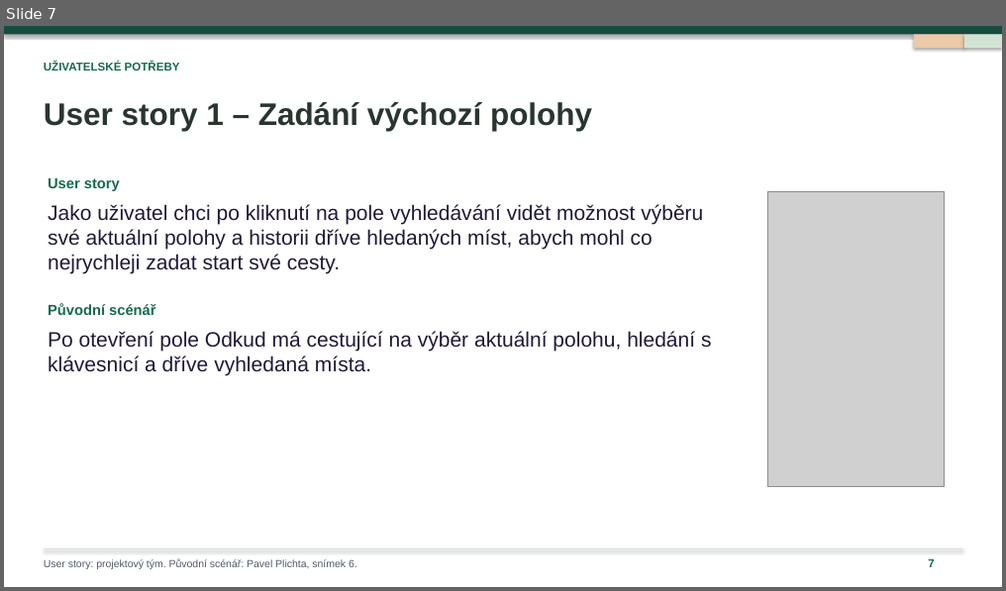
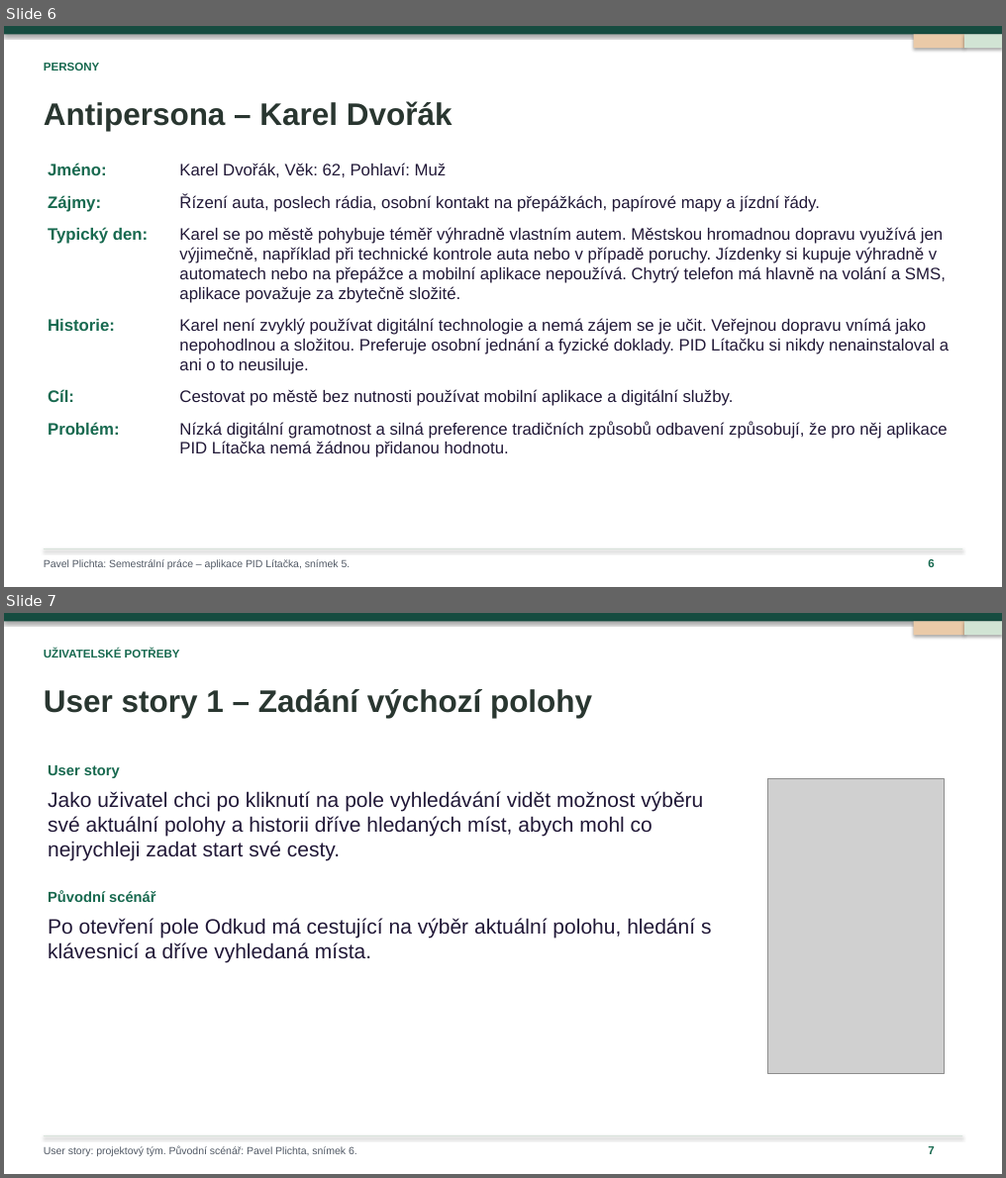
Before and after one commit to ShachPlay/ID_2026, a slide deck: PID-Litacka-Cookbook-2026.pptx. Shown one above the other, each under a label of ours: slide 7 before the commit, slides 6 and 7 after it. The pictures are 1006x591 and 1006x1178 pixels, drawn with LibreOffice and Linux fonts; fonts in the diff are those of the drawing; grey boxes stand for pictures. Boxes give left, top, right and bottom in pixels: in the first picture for what was removed or moved away, otherwise in the second. Text is boxed around its words. In the diff, an @@ line names an element or a change of style, - is before the commit and + after.

```diff
--- a/PID-Litacka-Cookbook-2026.pptx
+++ b/PID-Litacka-Cookbook-2026.pptx
@@ slide 6 added at <box>4,26,1002,587</box>, background #FFFFFF @@
@@ rectangle added at <box>4,26,1002,587</box>, fill #FFFFFF @@
@@ rectangle added at <box>4,26,1002,34</box>, fill #164C40 @@
@@ rectangle added at <box>914,34,964,48</box>, fill #EACAA8 @@
@@ rectangle added at <box>964,34,1002,48</box>, fill #D1E4D4 @@
@@ text added at <box>44,63,100,71</box>, 11 pt, text #17694F, bold @@
+PERSONY
@@ text added at <box>44,101,452,131</box>, 30 pt, text #293630, bold @@
+Antipersona – Karel Dvořák
@@ text added at <box>48,163,107,175</box>, 16 pt, text #17694F, bold @@
+Jméno:
@@ text added at <box>179,163,447,177</box>, 16 pt, text #211837 @@
+Karel Dvořák, Věk: 62, Pohlaví: Muž
@@ text added at <box>48,195,101,212</box>, 16 pt, text #17694F, bold @@
+Zájmy:
@@ text added at <box>179,194,820,212</box>, 16 pt, text #211837 @@
+Řízení auta, poslech rádia, osobní kontakt na přepážkách, papírové mapy a jízdní řády.
@@ text added at <box>48,227,148,244</box>, 16 pt, text #17694F, bold @@
+Typický den:
@@ text added at <box>179,227,945,303</box>, 16 pt, text #211837 @@
+Karel se po městě pohybuje téměř výhradně vlastním autem. Městskou hromadnou dopravu využívá jen
+výjimečně, například při technické kontrole auta nebo v případě poruchy. Jízdenky si kupuje výhradně v
+automatech nebo na přepážce a mobilní aplikace nepoužívá. Chytrý telefon má hlavně na volání a SMS,
+aplikace považuje za zbytečně složité.
@@ text added at <box>48,319,115,331</box>, 16 pt, text #17694F, bold @@
+Historie:
@@ text added at <box>179,318,948,374</box>, 16 pt, text #211837 @@
+Karel není zvyklý používat digitální technologie a nemá zájem se je učit. Veřejnou dopravu vnímá jako
+nepohodlnou a složitou. Preferuje osobní jednání a fyzické doklady. PID Lítačku si nikdy nenainstaloval a
+ani o to neusiluje.
@@ text added at <box>48,389,74,402</box>, 16 pt, text #17694F, bold @@
+Cíl:
@@ text added at <box>179,389,734,406</box>, 16 pt, text #211837 @@
+Cestovat po městě bez nutnosti používat mobilní aplikace a digitální služby.
@@ text added at <box>48,422,120,435</box>, 16 pt, text #17694F, bold @@
+Problém:
@@ text added at <box>179,421,946,458</box>, 16 pt, text #211837 @@
+Nízká digitální gramotnost a silná preference tradičních způsobů odbavení způsobují, že pro něj aplikace
+PID Lítačka nemá žádnou přidanou hodnotu.
@@ rectangle added at <box>44,550,963,550</box>, fill #D8E3DB @@
@@ text added at <box>44,560,350,570</box>, 10 pt, text #515965 @@
+Pavel Plichta: Semestrální práce – aplikace PID Lítačka, snímek 5.
@@ text added at <box>928,559,934,570</box>, 11 pt, text #17694F, bold @@
+6
```
Also in this commit, not shown: 2 other slides added, 3 slides removed.
